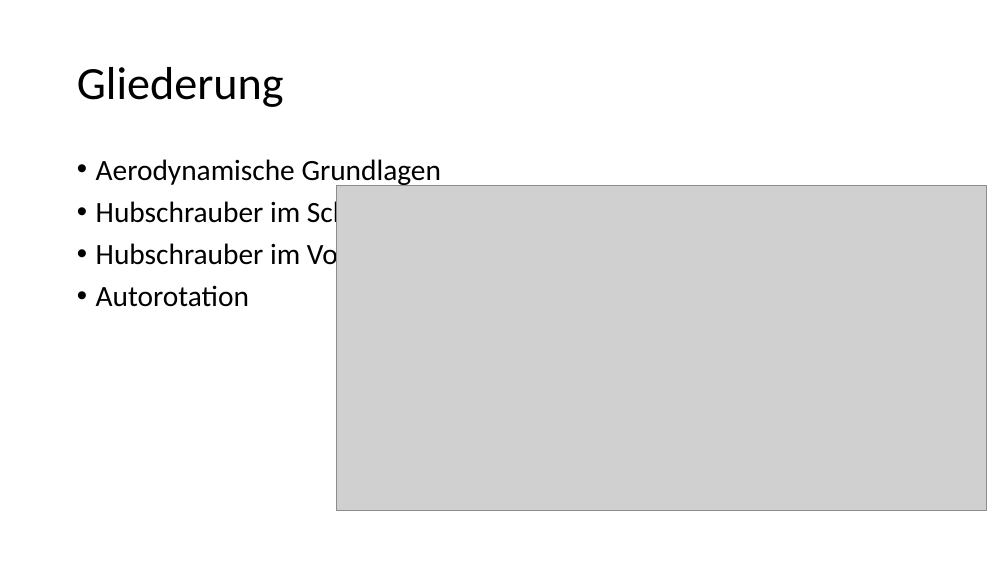
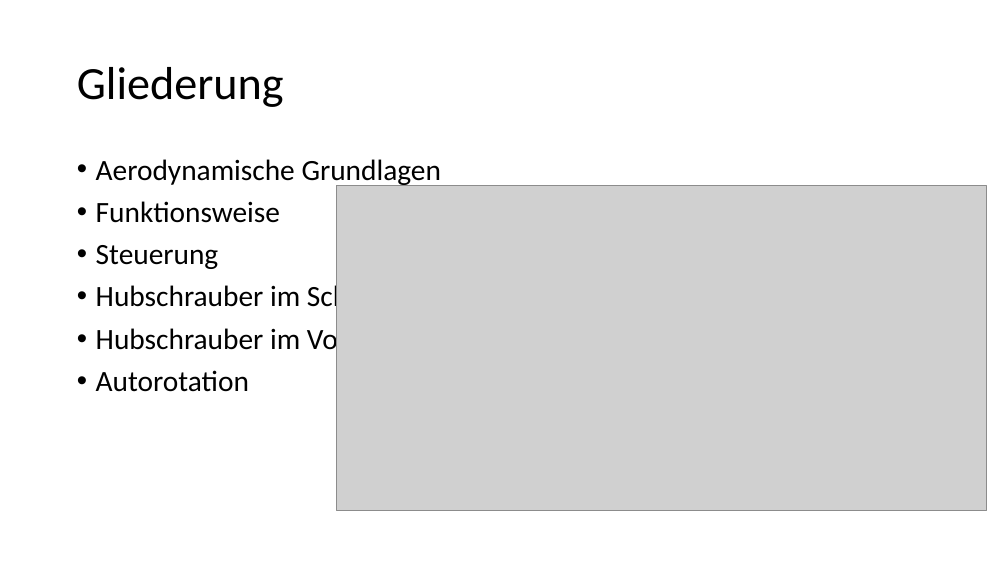
Before and after one commit to ProjectCollaberation/PhysikHelikopter, a slide deck: slide 2 of Powerpoint/Die Auftriebskraft eines Helikopters.pptx. Drawn at 1008x567 pixels with LibreOffice and Linux fonts; fonts in the diff are those of the drawing; grey boxes stand for pictures. Boxes give left, top, right and bottom in pixels: in the first picture for what was removed or moved away, otherwise in the second. Text is boxed around its words. In the diff, an @@ line names an element or a change of style, - is before the commit and + after.

Commit message:
UpdatePPP1-10Folie

```diff
--- a/Powerpoint/Die Auftriebskraft eines Helikopters.pptx
+++ b/Powerpoint/Die Auftriebskraft eines Helikopters.pptx
@@ text at (96,201,280,269): paragraphs added @@
+• Funktionsweise
+• Steuerung
```
Also in this commit, not shown: 2 other slides changed, 6 slides added, 1 slide removed.
